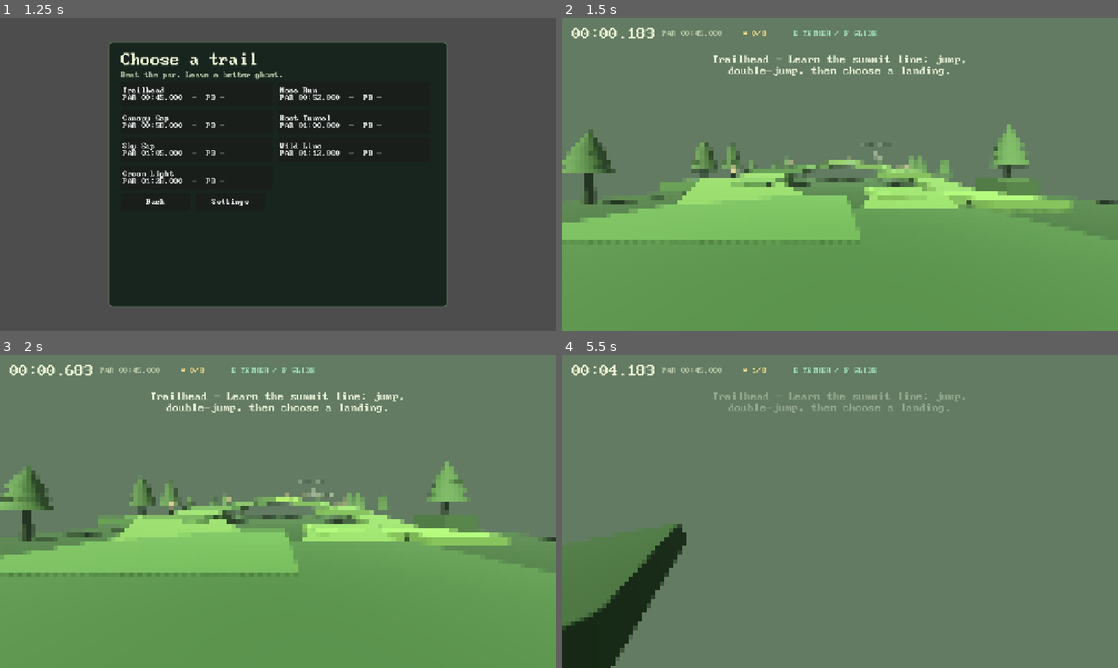
Above: before the commit, frames 1-4 (two rows, left to right).
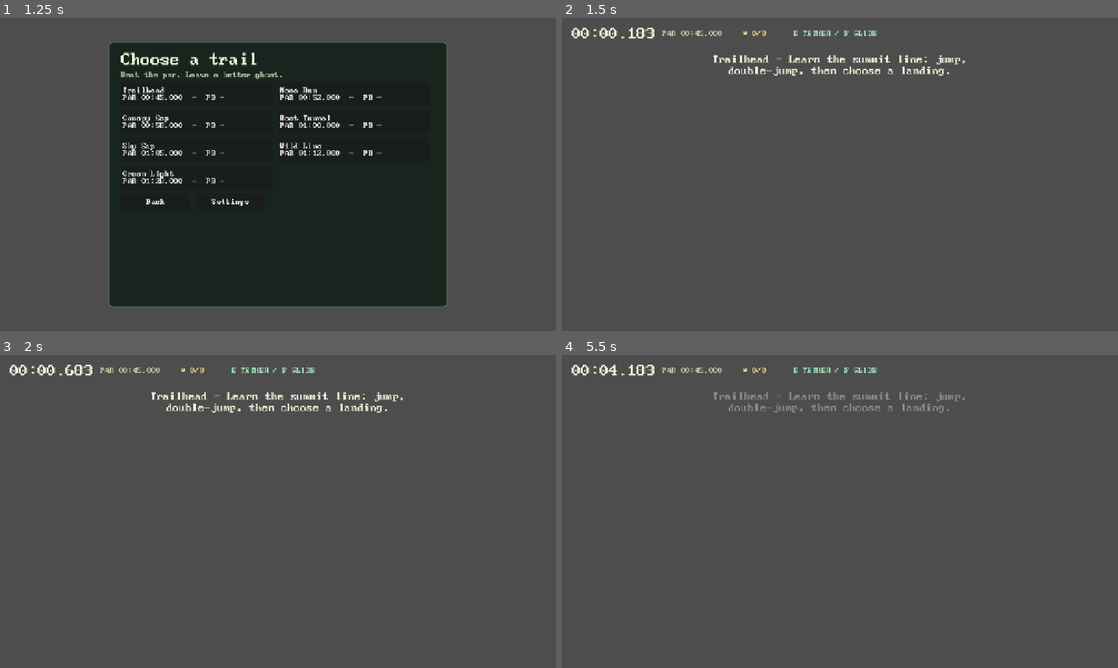
Above: after the commit, the same moments.

Repository: gongahkia/hot-cross-buns
Game: Godot game, scene res://scenes/main.tscn
Same seed, same stepped clock (60 frames per second), same inputs: the game is played once before the commit and once after it.
Inputs (mouse positions are in pixels of both pictures, inside the frame that each line leads up to):
- Up to frame 1 (1.25 s): click "Choose a level" at 0.5 s
- Up to frame 2 (1.5 s): click "Trailhead PAR 00:45.000 - PB -" at 1.25 s
- Up to frame 3 (2 s): no input
- Up to frame 4 (5.5 s): tap Enter at 2 s; move the mouse to (867, 511) at 2.02 s; hold F (glide) 2.03-2.78 s; hold W (move_forward) from 2.03 s (still down); tap Shift (dash) at 2.1 s; click (867, 511) at 2.17 s; tap Space (jump) at 2.27, 2.57, 3.02, 3.32, 4.52, 4.82, 5.27 s; move the mouse to (812, 511) at 2.77 s; tap F (glide) at 2.85 s; tap E (grapple) at 3.05, 3.6 s; move the mouse to (851, 505) at 3.52 s; tap Q (slam) at 3.8, 4.35 s; move the mouse to (834, 517) at 4.27 s; click (834, 517) at 4.42 s; tap C (slide) at 4.55 s; move the mouse to (878, 514) at 5.02 s; hold C (slide) from 5.03 s (still down); tap Ctrl (sprint) at 5.3 s

Frame 1 is identical in both runs. In frame 2, 99% of the frame differs, in the area x 0-100%, y 0-100%; in frame 3, 99%; in frame 4, 100%.
Error after the commit: Parse Error: Too many arguments for "_dash()" call. Expected at most 0 but received 1. (res://scripts/player.gd:153)

Commit message:
goofy goober

Diff:
--- a/scripts/player.gd
+++ b/scripts/player.gd
@@ -2,6 +2,8 @@
 extends CharacterBody3D
 
 signal reset_requested
+signal traversal_action(action: String, override_points: int)
+signal combo_landed
 
 const WALK_SPEED := 10.0
 const SPRINT_SPEED := 17.0
@@ -64,6 +66,8 @@
 var grapple_line: MeshInstance3D
 var grapple_line_mesh: ImmediateMesh
 var grapple_line_material: StandardMaterial3D
+var airborne_time := 0.0
+var flow_timer := 0.0
 
 func _ready() -> void:
 	name = "Player"
@@ -100,6 +104,8 @@
 		reset_requested.emit()
 		return
 	var on_floor_before_move := is_on_floor()
+	if not on_floor_before_move:
+		airborne_time += delta
 	if on_floor_before_move:
 		coyote_timer = COYOTE_TIME
 		can_double_jump = true
@@ -119,6 +125,7 @@
 		velocity.y = JUMP_VELOCITY
 		jump_buffer = 0.0
 		coyote_timer = 0.0
+		traversal_action.emit("jump", -1)
 		Audio.play_sfx("jump")
 	elif jump_buffer > 0.0 and wall_jump_timer > 0.0:
 		_wall_jump()
@@ -143,7 +150,7 @@
 	var sprint_dash := _sprint_dash_requested(on_floor_before_move)
 	if (Input.is_action_just_pressed("dash") or sprint_dash) and can_dash:
 		_stop_grapple()
-		_dash()
+		_dash("sprint_dash" if sprint_dash else "dash")
 	var input_vector := Input.get_vector("move_left", "move_right", "move_forward", "move_back")
 	var input_direction := (transform.basis * Vector3(input_vector.x, 0.0, input_vector.y)).normalized()
 	var top_speed := _movement_top_speed(on_floor_before_move)
@@ -163,17 +170,24 @@
 	if is_on_floor():
 		can_double_jump = true
 		is_gliding = false
+	if not on_floor_before_move and is_on_floor():
+		if airborne_time >= 0.45:
+			traversal_action.emit("airtime", clampi(int(round(airborne_time * 85.0)), 45, 180))
+		combo_landed.emit()
+		airborne_time = 0.0
 	if is_slamming and is_on_floor():
 		_add_camera_shake(0.060)
 		landing_offset = minf(landing_offset, -0.110)
 		_emit_burst(0.10)
 		Audio.play_sfx("boost")
+		traversal_action.emit("slam_land", -1)
 		is_slamming = false
 	elif not on_floor_before_move and is_on_floor() and impact_velocity < -4.0:
 		var impact := minf(absf(impact_velocity), 18.0)
 		_add_camera_shake(0.012 + impact * 0.0018)
 		landing_offset = minf(landing_offset, -impact * 0.006)
 	was_sliding = is_sliding
+	_sample_flow(delta)
 	_update_camera_fx(delta, input_vector)
 	if global_position.y < -18.0:
 		reset_requested.emit()
--- a/scripts/run_data.gd
+++ b/scripts/run_data.gd
@@ -1,5 +1,6 @@
 extends Node
 
+const STYLE_RUN := preload("res://scripts/style_run.gd")
 const SAVE_PATH := "user://a_slow_walk_runs.json"
 const HISTORY_LIMIT := 60
 
@@ -9,6 +10,7 @@
 var collected := 0
 var running := false
 var _run_frames: Array = []
+var style: StyleRun = STYLE_RUN.new()
 
 func _ready() -> void:
 	load_records()
@@ -30,11 +32,13 @@
 	elapsed = 0.0
 	collected = 0
 	_run_frames.clear()
+	style.begin()
 	running = true
 
 func advance(delta: float) -> void:
 	if running:
 		elapsed += delta
+		style.tick(elapsed)
 
 func record_frame(position: Vector3, yaw: float, pitch: float, sliding: bool) -> void:
 	if not running:
@@ -45,9 +49,29 @@
 	if running:
 		collected += 1
 
+func add_style_action(action: String, override_points := -1, gap_id := "") -> Dictionary:
+	if not running:
+		return style.snapshot()
+	return style.add_action(action, elapsed, override_points, gap_id)
+
+func style_land() -> Dictionary:
+	if not running:
+		return style.snapshot()
+	return style.land(elapsed)
+
+func bail_style() -> Dictionary:
+	if not running:
+		return style.snapshot()
+	return style.bail()
+
+func style_snapshot() -> Dictionary:
+	return style.snapshot()
+
 func get_record(level_id: String) -> Dictionary:
 	if not records.has(level_id):
-		records[level_id] = {"best_time": -1.0, "collectibles": 0, "ghost": [], "history": []}
+		records[level_id] = _new_record()
+	else:
+		records[level_id] = _normalized_record(records[level_id])
 	return records[level_id]
 
 func finish_run() -> Dictionary:
@@ -55,8 +79,12 @@
 		return {}
 	running = false
 	var record := get_record(active_level_id)
+	var style_result := style.finish(elapsed)
 	var old_best := float(record.get("best_time", -1.0))
 	var is_pb := old_best < 0.0 or elapsed < old_best
+	var style_score := int(style_result.banked)
+	var old_best_style := int(record.get("best_style", 0))
+	var is_style_pb := style_score > old_best_style
 	if is_pb:
 		record["best_time"] = elapsed
 		record["ghost"] = _run_frames.duplicate(true)
@@ -65,10 +93,29 @@
 	while history.size() > HISTORY_LIMIT:
 		history.pop_front()
 	record["history"] = history
+	var style_history := _style_history_from_record(record)
+	style_history.append(style_score)
+	while style_history.size() > HISTORY_LIMIT:
+		style_history.pop_front()
+	record["style_history"] = style_history
+	if is_style_pb:
+		record["best_style"] = style_score
+	record["best_combo"] = max(int(record.get("best_combo", 0)), int(style_result.longest_combo))
 	record["collectibles"] = max(int(record.get("collectibles", 0)), collected)
 	records[active_level_id] = record
 	save_records()
-	return {"time": elapsed, "is_pb": is_pb, "collectibles": collected, "best_time": float(record.get("best_time", -1.0)), "attempts": history.size()}
+	return {
+		"time": elapsed,
+		"is_pb": is_pb,
+		"collectibles": collected,
+		"best_time": float(record.get("best_time", -1.0)),
+		"attempts": history.size(),
+		"style": style_score,
+		"is_style_pb": is_style_pb,
+		"best_style": int(record.get("best_style", 0)),
+		"longest_combo": int(style_result.longest_combo),
+		"finish_bonus": StyleRun.FINISH_BONUS
+	}
 
 func ghost_for(level_id: String) -> Array:
 	return get_record(level_id).get("ghost", [])
@@ -82,6 +129,15 @@
 func attempt_history_for(level_id: String) -> Array[float]:
 	return _history_from_record(get_record(level_id))
 
+func best_style_for(level_id: String) -> int:
+	return int(get_record(level_id).get("best_style", 0))
+
+func best_combo_for(level_id: String) -> int:
+	return int(get_record(level_id).get("best_combo", 0))
+
+func style_history_for(level_id: String) -> Array[int]:
+	return _style_history_from_record(get_record(level_id))
+
 func _history_from_record(record: Dictionary) -> Array[float]:
 	var history: Array[float] = []
 	var raw_history = record.get("history", [])
@@ -91,3 +147,23 @@
 			if time >= 0.0:
 				history.append(time)
 	return history
+
+func _style_history_from_record(record: Dictionary) -> Array[int]:
+	var history: Array[int] = []
+	var raw_history = record.get("style_history", [])
+	if raw_history is Array:
+		for value in raw_history:
+			var score := int(value)
+			if score >= 0:
+				history.append(score)
+	return history
+
+func _new_record() -> Dictionary:
+	return {"best_time": -1.0, "collectibles": 0, "ghost": [], "history": [], "best_style": 0, "best_combo": 0, "style_history": []}
+
+func _normalized_record(raw_record: Variant) -> Dictionary:
+	var record: Dictionary = raw_record if raw_record is Dictionary else {}
+	for key in _new_record():
+		if not record.has(key):
+			record[key] = _new_record()[key]
+	return record
--- /dev/null
+++ b/scripts/style_run.gd
@@ -0,0 +1,172 @@
+class_name StyleRun
+extends RefCounted
+
+const LINK_WINDOW := 1.15
+const FINISH_BONUS := 1000
+const MAX_MULTIPLIER := 10
+const REPEAT_VALUES := [1.0, 0.65, 0.35, 0.15]
+const BASE_POINTS := {
+	"jump": 80,
+	"double_jump": 120,
+	"dash": 160,
+	"sprint_dash": 180,
+	"slide": 110,
+	"grapple": 200,
+	"launch": 180,
+	"boost": 120,
+	"wall_jump": 180,
+	"slam_land": 220,
+	"collectible": 90,
+	"speed": 35,
+	"airtime": 45,
+	"glide": 55,
+	"gap": 300
+}
+
+var banked_score := 0
+var active_base := 0
+var action_count := 0
+var multiplier := 1
+var longest_combo := 0
+var last_action_time := -INF
+var active := false
+var repetitions: Dictionary = {}
+var used_gaps: Dictionary = {}
+var last_action := ""
+var last_banked := 0
+var last_lost := 0
+
+func begin() -> void:
+	banked_score = 0
+	active_base = 0
+	action_count = 0
+	multiplier = 1
+	longest_combo = 0
+	last_action_time = -INF
+	active = false
+	repetitions.clear()
+	used_gaps.clear()
+	last_action = ""
+	last_banked = 0
+	last_lost = 0
+
+func add_action(action: String, now: float, override_points := -1, gap_id := "") -> Dictionary:
+	if action == "gap" and (gap_id.is_empty() or used_gaps.has(gap_id)):
+		return snapshot()
+	if active and now - last_action_time > LINK_WINDOW:
+		bank()
+	if not active:
+		_start_combo(now)
+	var repetition_key := action if gap_id.is_empty() else action + ":" + gap_id
+	var repeat_count := int(repetitions.get(repetition_key, 0))
+	var repeat_scale := float(REPEAT_VALUES[min(repeat_count, REPEAT_VALUES.size() - 1)])
+	var base := int(BASE_POINTS.get(action, 50)) if override_points < 0 else override_points
+	active_base += int(round(float(base) * repeat_scale))
+	repetitions[repetition_key] = repeat_count + 1
+	if action == "gap":
+		used_gaps[gap_id] = true
+	if not _is_flow_action(action):
+		action_count += 1
+		multiplier = mini(MAX_MULTIPLIER, action_count)
+		longest_combo = maxi(longest_combo, action_count)
+	last_action_time = now
+	last_action = action
+	return snapshot()
+
+func land(now: float) -> Dictionary:
+	if active:
+		last_action_time = maxf(last_action_time, now)
+	return snapshot()
+
+func tick(now: float) -> Dictionary:
+	if active and now - last_action_time > LINK_WINDOW:
+		bank()
+	return snapshot()
+
+func bail() -> Dictionary:
+	last_lost = active_score()
+	_clear_active()
+	return snapshot()
+
+func finish(now: float) -> Dictionary:
+	if active:
+		bank()
+	banked_score += FINISH_BONUS
+	last_banked = FINISH_BONUS
+	return snapshot()
+
+func bank() -> Dictionary:
+	if not active:
+		return snapshot()
+	last_banked = active_score()
+	banked_score += last_banked
+	_clear_active()
+	return snapshot()
+
+func active_score() -> int:
+	return active_base * multiplier if active else 0
+
+func total_score() -> int:
+	return banked_score + active_score()
+
+func tier() -> String:
+	var score := total_score()
+	if score >= 50000:
+		return "LEGEND"
+	if score >= 20000:
+		return "WILD"
+	if score >= 8000:
+		return "CHARGED"
+	if score >= 2000:
+		return "FLOW"
+	return "QUIET"
+
+func meter_ratio() -> float:
+	var score := total_score()
+	if score < 2000:
+		return float(score) / 2000.0
+	if score < 8000:
+		return float(score - 2000) / 6000.0
+	if score < 20000:
+		return float(score - 8000) / 12000.0
+	if score < 50000:
+		return float(score - 20000) / 30000.0
+	return 1.0
+
+func snapshot() -> Dictionary:
+	return {
+		"banked": banked_score,
+		"active": active_score(),
+		"actions": action_count,
+		"multiplier": multiplier,
+		"longest_combo": longest_combo,
+		"last_action": last_action,
+		"last_banked": last_banked,
+		"last_lost": last_lost,
+		"tier": tier(),
+		"meter_ratio": meter_ratio()
+	}
+
+func _start_combo(now: float) -> void:
+	active = true
+	active_base = 0
+	action_count = 0
+	multiplier = 1
+	last_action_time = now
+	repetitions.clear()
+	used_gaps.clear()
+	last_action = ""
+	last_banked = 0
+
+func _clear_active() -> void:
+	active = false
+	active_base = 0
+	action_count = 0
+	multiplier = 1
+	last_action_time = -INF
+	repetitions.clear()
+	used_gaps.clear()
+	last_action = ""
+
+func _is_flow_action(action: String) -> bool:
+	return action in ["speed", "airtime", "glide"]
Not shown, added: scripts/style_run.gd.uid
